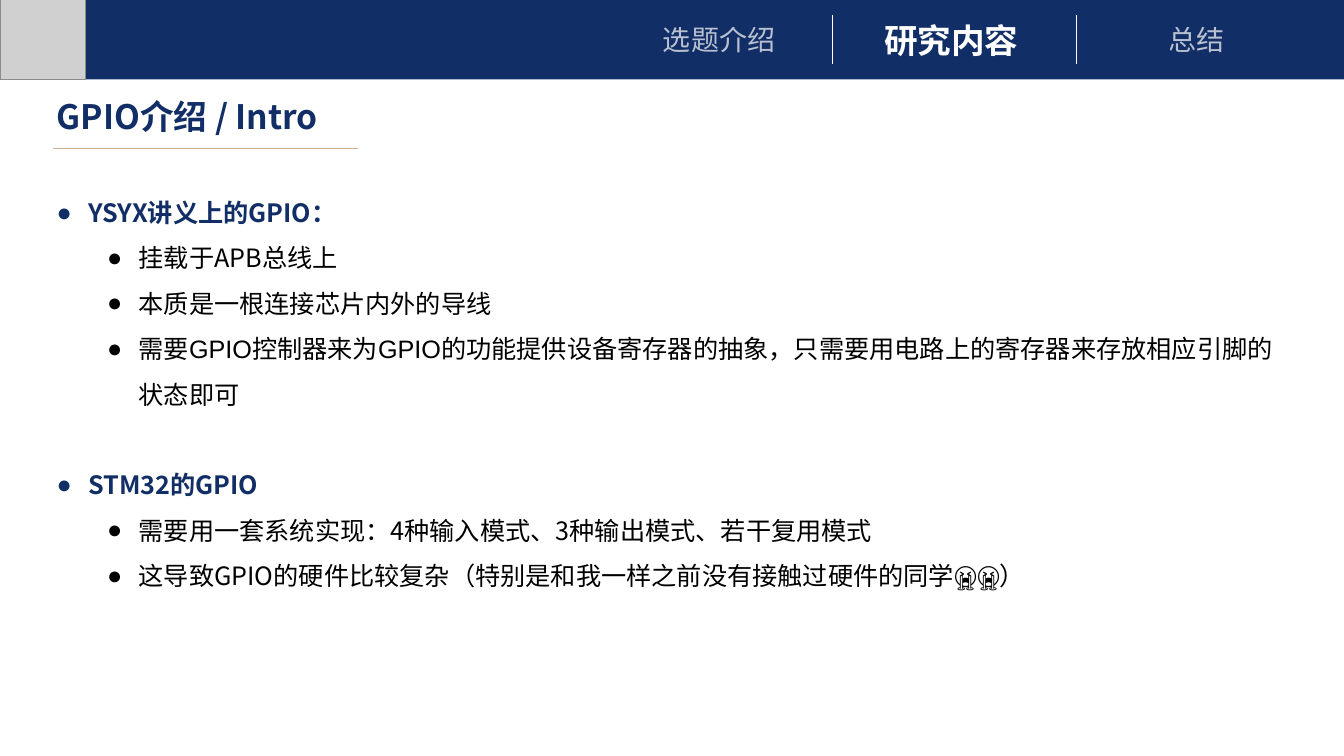
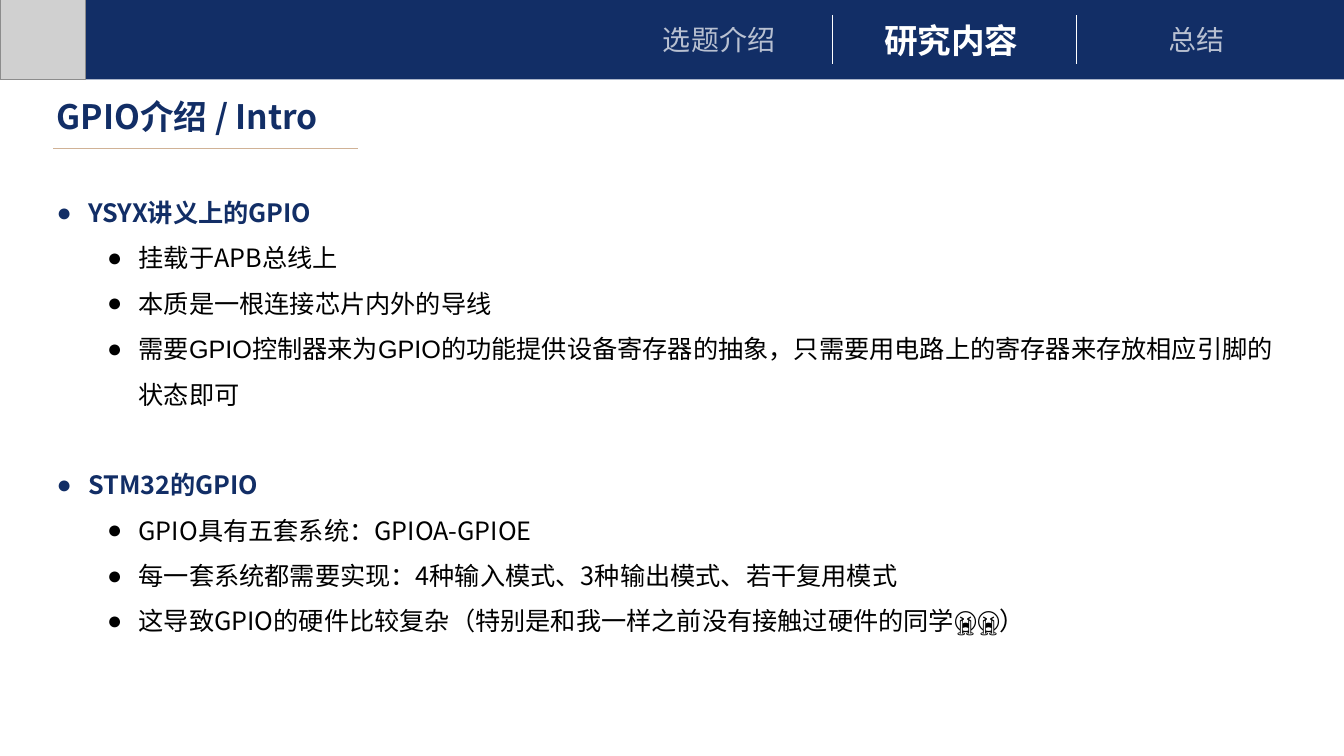
Before and after one commit to FINALxxx/UBL, a slide deck: slide 14 of UBL.pptx. Drawn at 1344x756 pixels with LibreOffice and Linux fonts; fonts in the diff are those of the drawing; grey boxes stand for pictures. Boxes give left, top, right and bottom in pixels: in the first picture for what was removed or moved away, otherwise in the second. Text is boxed around its words. In the diff, an @@ line names an element or a change of style, - is before the commit and + after.

```diff
--- a/UBL.pptx
+++ b/UBL.pptx
@@ text at bbox=[88, 200, 311, 225]: text changed @@
-● YSYX讲义上的GPIO：
+● YSYX讲义上的GPIO
@@ text at bbox=[139, 519, 898, 587]: text changed @@
-  ● 需要用一套系统实现：4种输入模式、3种输出模式、若干复用模式
+  ● GPIO具有五套系统：GPIOA-GPIOE
+  ● 每一套系统都需要实现：4种输入模式、3种输出模式、若干复用模式
```
Also in this commit, not shown: 13 other slides changed, 1 slide added.
